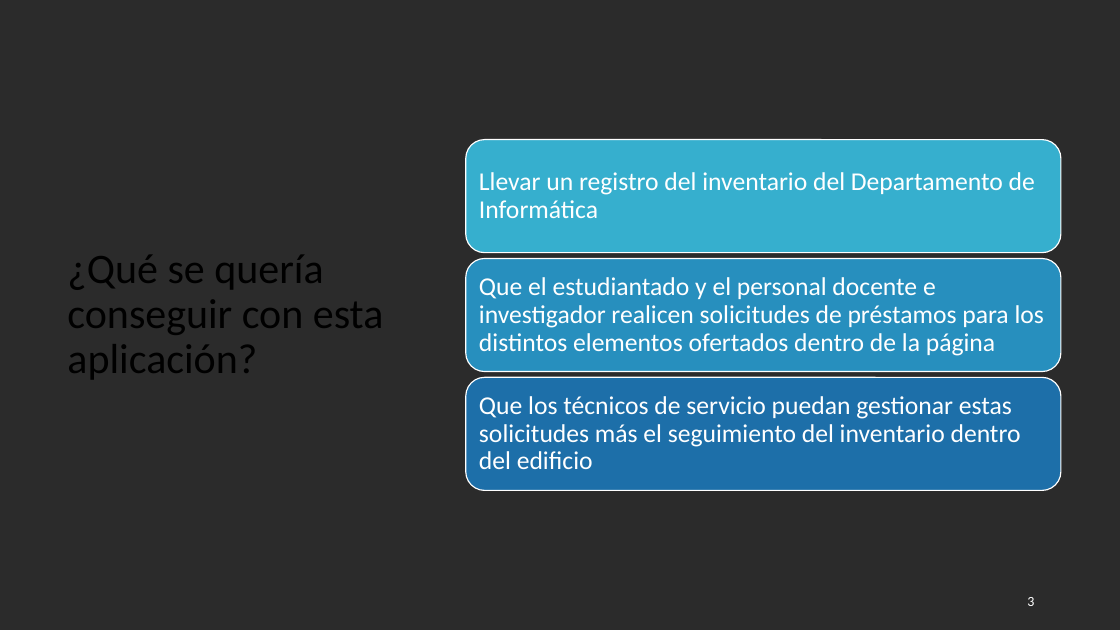
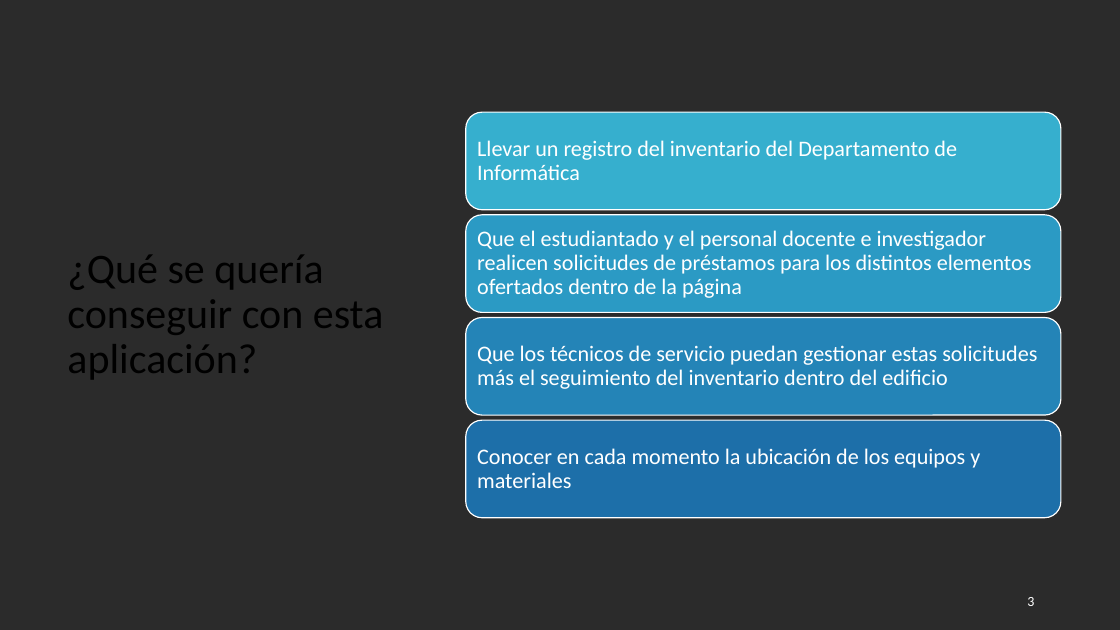
Before and after one commit to alejomaf/UAL-Inventarium, a slide deck: slide 3 of documentacion/presentacion/PresentacionTFG.pptx. Drawn at 1120x630 pixels with LibreOffice and Linux fonts; fonts in the diff are those of the drawing; background and template pictures are left out; a plain dark background stands for a picture behind light text. Boxes give left, top, right and bottom in pixels: in the first picture for what was removed or moved away, otherwise in the second. Text is boxed around its words. In the diff, an @@ line names an element or a change of style, - is before the commit and + after.

Commit message:
Updating the presentation

```diff
--- a/documentacion/presentacion/PresentacionTFG.pptx
+++ b/documentacion/presentacion/PresentacionTFG.pptx
@@ rounded rectangle resized from (x1=466, y1=139, x2=1062, y2=253) to (x1=466, y1=113, x2=1062, y2=210) @@
@@ text "Llevar un registro del inventario ..." moved from (x1=479, y1=172, x2=1035, y2=218) to (x1=477, y1=140, x2=957, y2=180) @@
@@ rounded rectangle added at (x1=466, y1=215, x2=1062, y2=313), fill #2B9AC4, outline #FFFFFF 1 pt @@
@@ text "Que el estudiantado y el ..." moved from (x1=479, y1=277, x2=1044, y2=356) to (x1=477, y1=230, x2=1032, y2=298) @@
@@ rounded rectangle resized from (x1=466, y1=259, x2=1062, y2=372) to (x1=466, y1=318, x2=1062, y2=415) @@
@@ rounded rectangle at (x1=466, y1=318, x2=1062, y2=415): fill #278FBE to #2484B7 @@
@@ size 22 to 19 pt; less space between paragraphs in 3 elements at (x1=477, y1=140, x2=957, y2=180), (x1=477, y1=230, x2=1032, y2=298), (x1=477, y1=345, x2=1037, y2=389) @@
@@ text "Que los técnicos de servicio ..." moved from (x1=479, y1=396, x2=1021, y2=469) to (x1=477, y1=345, x2=1037, y2=389) @@
@@ rounded rectangle resized from (x1=466, y1=377, x2=1062, y2=491) to (x1=466, y1=420, x2=1062, y2=518) @@
@@ text added at (x1=477, y1=448, x2=980, y2=488), 19 pt, text #FFFFFF @@
+Conocer en cada momento la ubicación de los equipos y materiales
```
Also in this commit, not shown: 4 other slides changed, 1 slide added, 1 slide removed.
